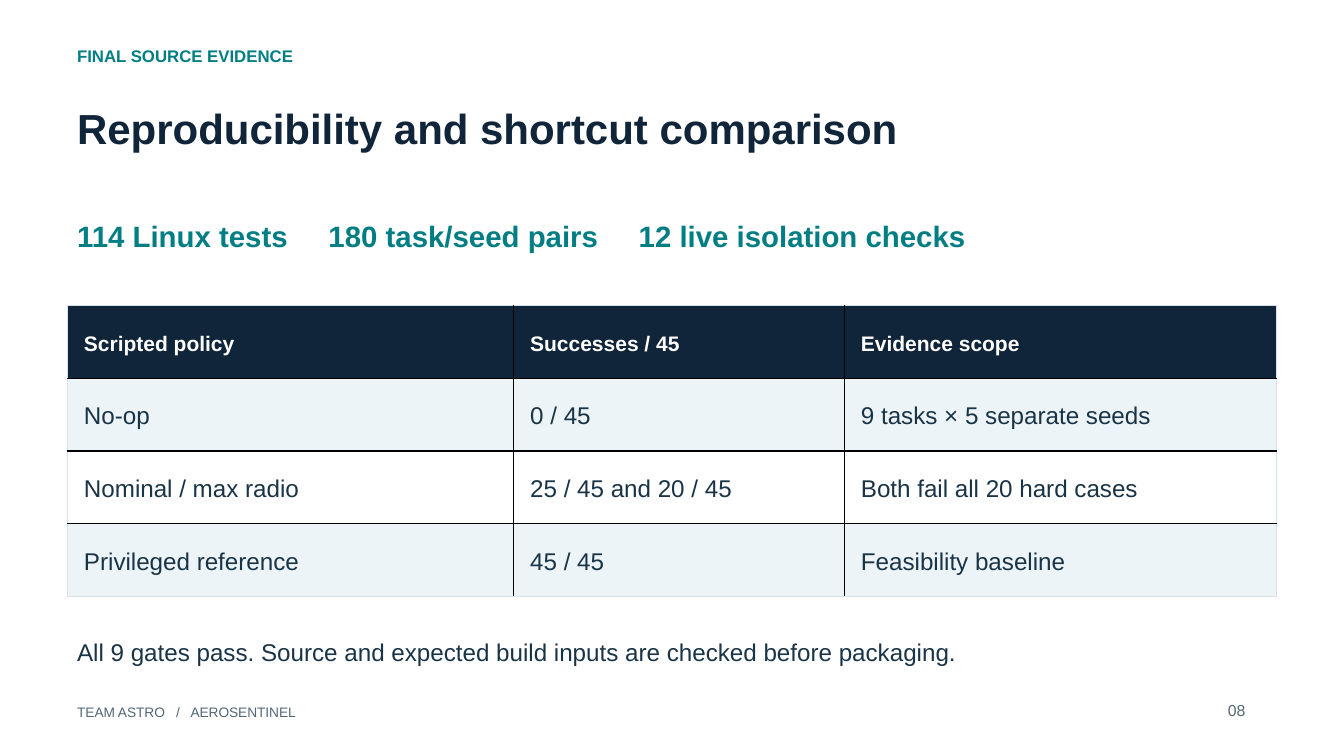
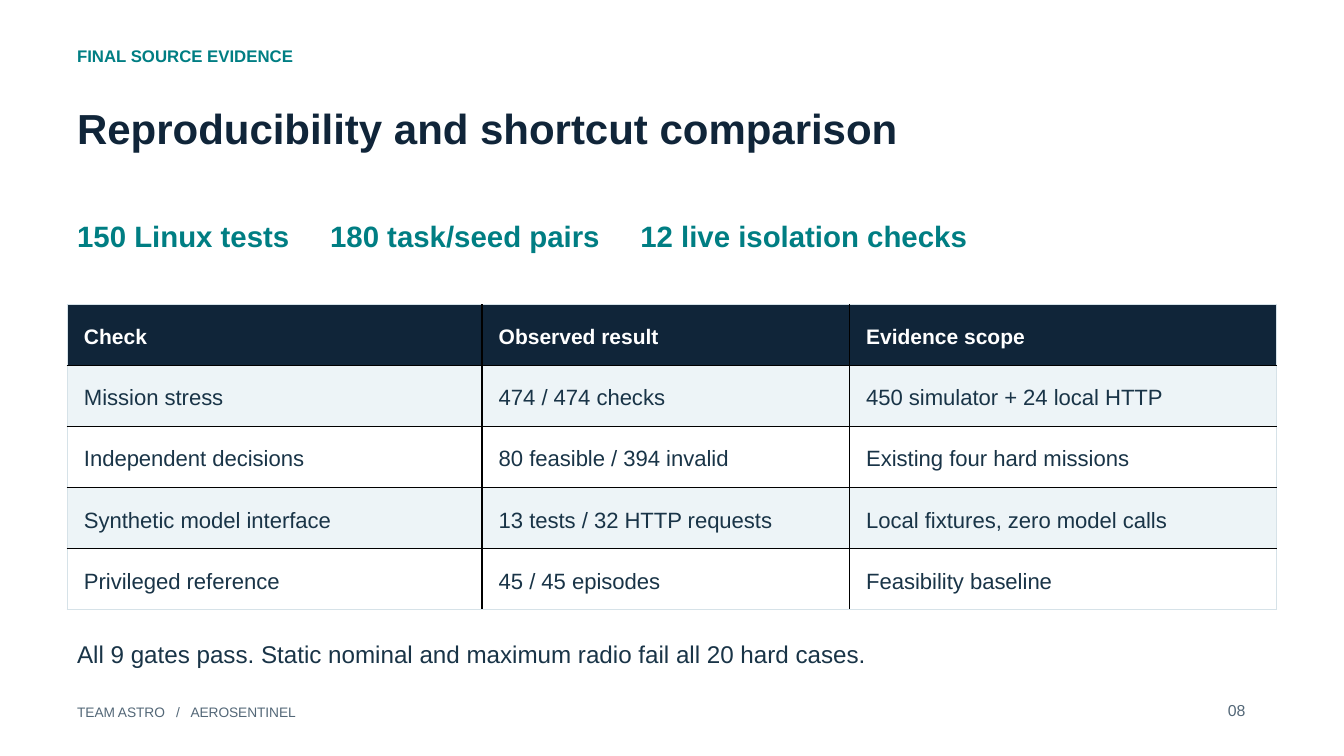
Before and after one commit to devesh3001/ASTRO, a slide deck: slide 8 of submission_bundle/defense-deck.pptx. Drawn at 1344x756 pixels with LibreOffice and Linux fonts; fonts in the diff are those of the drawing. Boxes give left, top, right and bottom in pixels: in the first picture for what was removed or moved away, otherwise in the second. Text is boxed around its words. In the diff, an @@ line names an element or a change of style, - is before the commit and + after.

Commit message:
Expand judge stress coverage and presentation rehearsal

```diff
--- a/submission_bundle/defense-deck.pptx
+++ b/submission_bundle/defense-deck.pptx
@@ text at (77,225,967,253): text changed @@
-114 Linux tests 180 task/seed pairs 12 live isolation checks
+150 Linux tests 180 task/seed pairs 12 live isolation checks
@@ table at (68,304,1277,610) @@
-row 1: Scripted policy | Successes / 45 | Evidence scope
-row 2: No-op | 0 / 45 | 9 tasks × 5 separate seeds
-row 3: Nominal / max radio | 25 / 45 and 20 / 45 | Both fail all 20 hard cases
-row 4: Privileged reference | 45 / 45 | Feasibility baseline
+row 1: Check | Observed result | Evidence scope
+row 2: Mission stress | 474 / 474 checks | 450 simulator + 24 local HTTP
+row 3: Independent decisions | 80 feasible / 394 invalid | Existing four hard missions
+row 4: Synthetic model interface | 13 tests / 32 HTTP requests | Local fixtures, zero model calls
+row 5: Privileged reference | 45 / 45 episodes | Feasibility baseline
@@ text at (77,645,866,668): text changed @@
-All 9 gates pass. Source and expected build inputs are checked before packaging.
+All 9 gates pass. Static nominal and maximum radio fail all 20 hard cases.
```
Also in this commit, not shown: 1 slide added, 1 slide removed, 15 other files.
